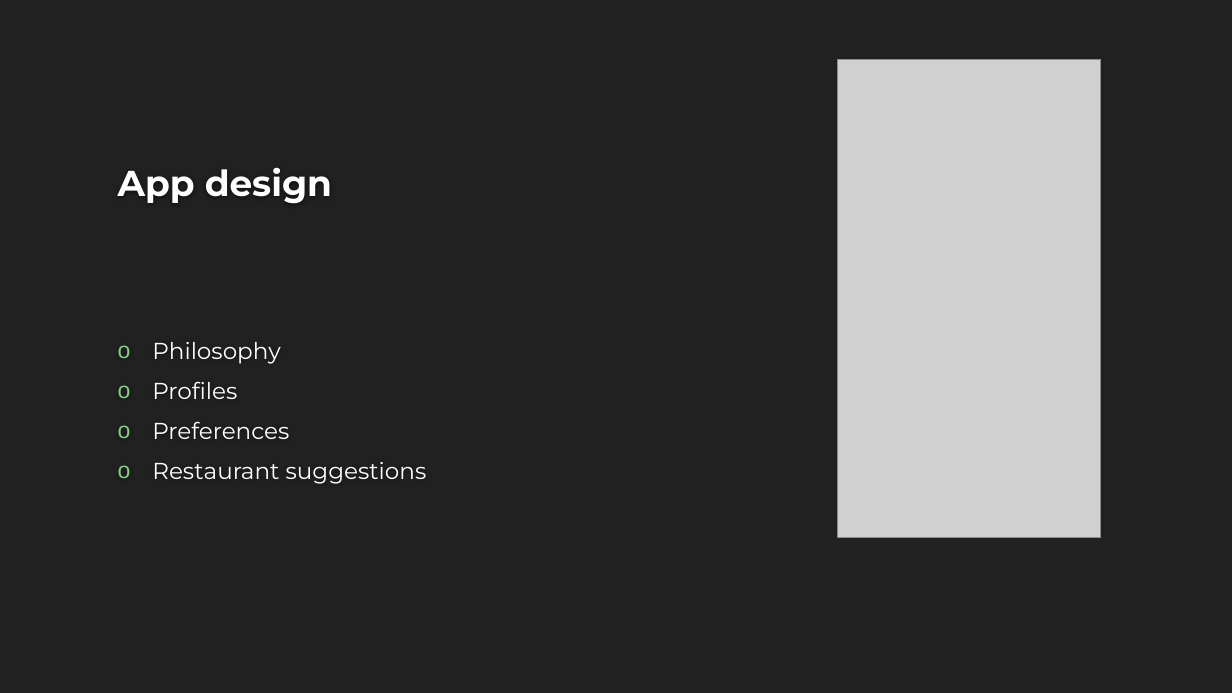
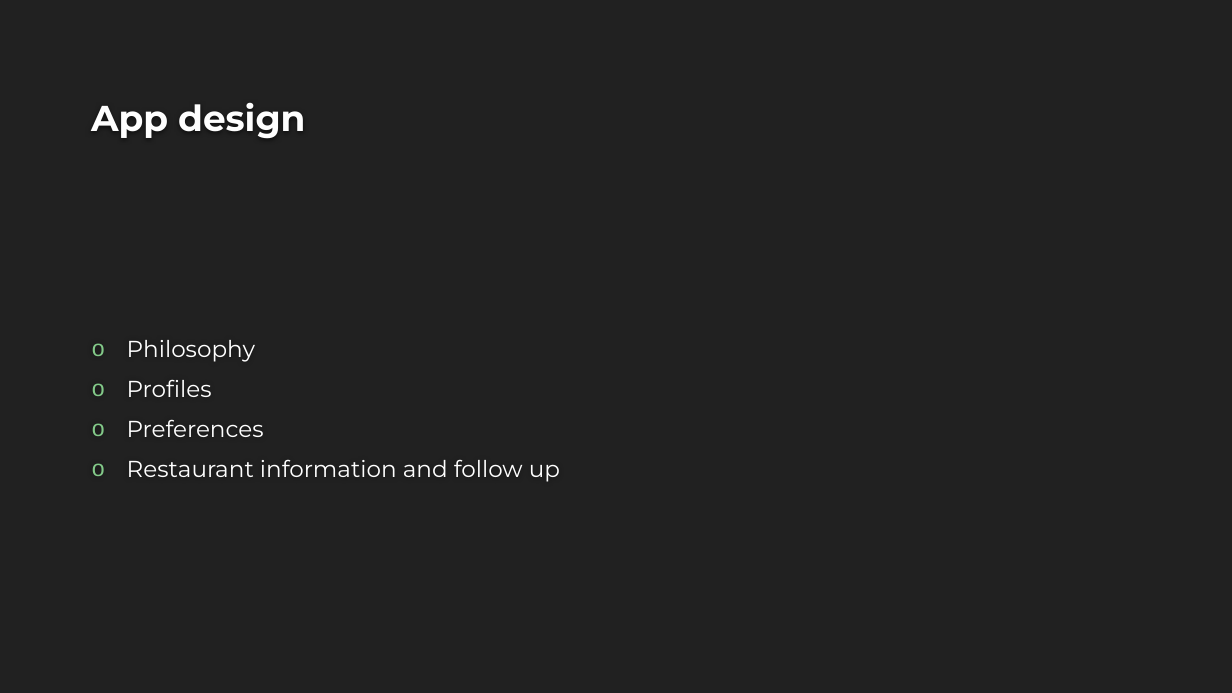
Before and after one commit to nathanshiaulam/cos333, a slide deck: slide 12 of Noms.pptx (slide 11 before the commit). Drawn at 1232x693 pixels with LibreOffice and Linux fonts; fonts in the diff are those of the drawing; grey boxes stand for pictures; background and template pictures are left out. Boxes give left, top, right and bottom in pixels: in the first picture for what was removed or moved away, otherwise in the second. Text is boxed around its words. In the diff, an @@ line names an element or a change of style, - is before the commit and + after.

```diff
--- a/Noms.pptx
+++ b/Noms.pptx
@@ title "App design": place and size @@
-title "App design" at <box>118,167,332,204</box>
+title "App design" at <box>91,102,305,138</box>
@@ picture removed at <box>838,59,1102,537</box> @@
@@ text "Philosophy": place and size @@
-text "Philosophy" at <box>152,342,427,484</box>
+text "Philosophy" at <box>127,340,560,482</box>
@@ text at <box>127,459,560,482</box>: text changed @@
-o Restaurant suggestions
+o Restaurant information and follow up
```
Also in this commit, not shown: 1 other slide changed, 3 slides added, 1 slide removed, 2 other files.
